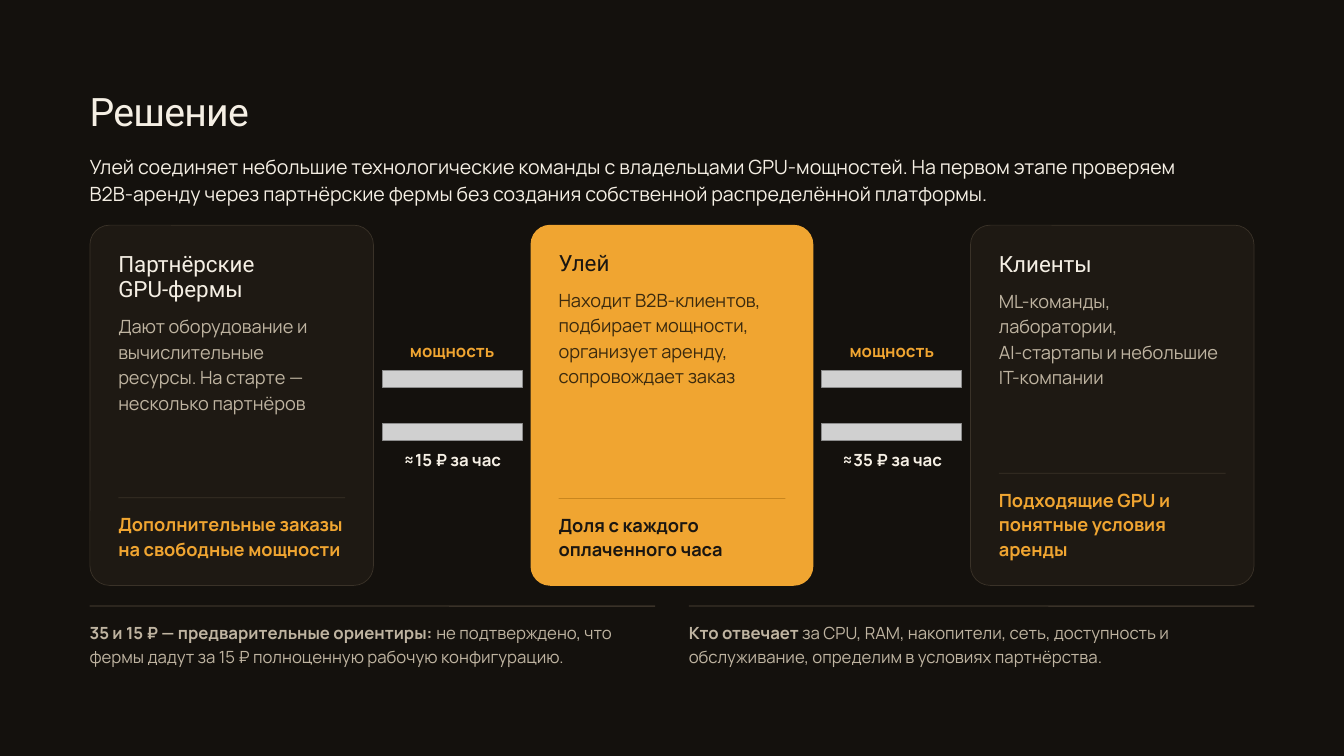
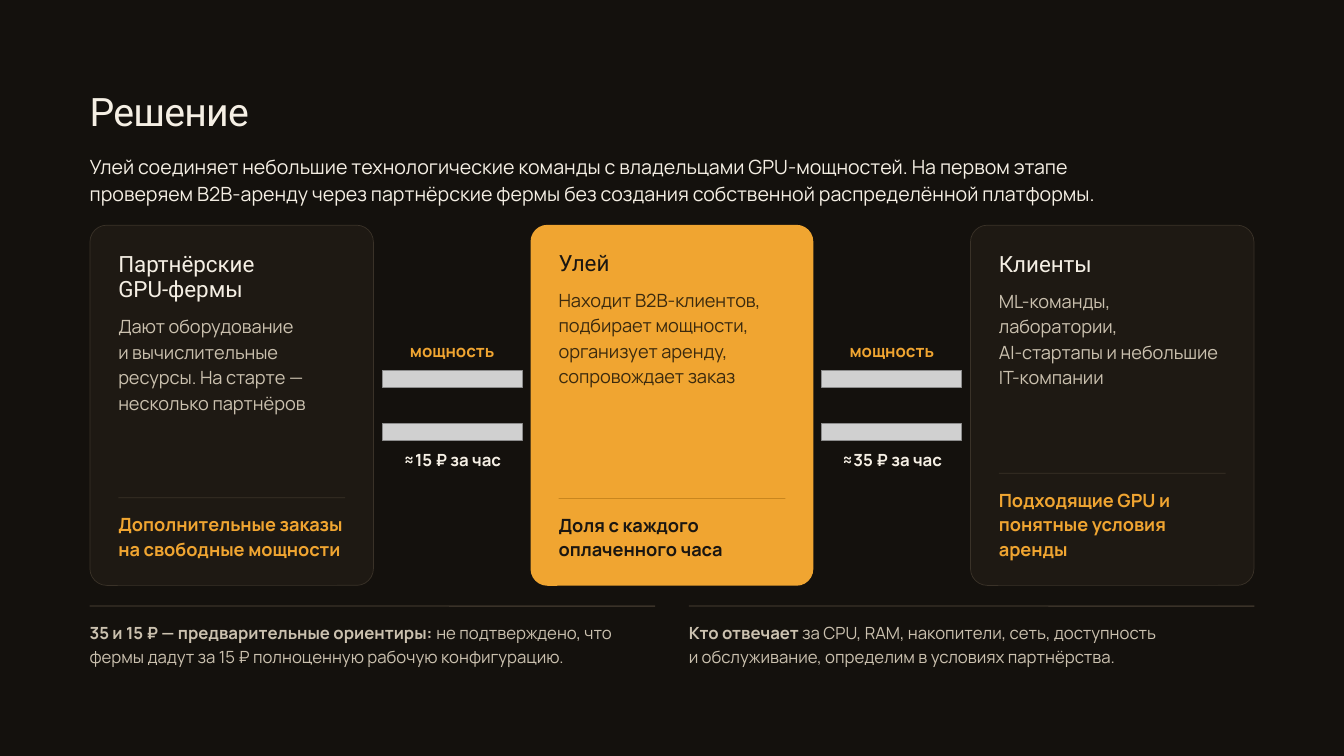
Before and after one commit to fonor11/Main, a slide deck: slide 3 of Улей — презентация для преакселератора ВШМ.pptx. Drawn at 1344x756 pixels with LibreOffice and Linux fonts; fonts in the diff are those of the drawing; grey boxes stand for pictures. Boxes give left, top, right and bottom in pixels: in the first picture for what was removed or moved away, otherwise in the second. Text is boxed around its words. In the diff, an @@ line names an element or a change of style, - is before the commit and + after.

```diff
--- a/Улей — презентация для преакселератора ВШМ.pptx
+++ b/Улей — презентация для преакселератора ВШМ.pptx
@@ text "Улей соединяет небольшие технологические команды ..." rewrapped from <box>90,159,1176,206</box> to <box>90,159,1094,206</box> @@
@@ rounded rectangle at <box>90,225,373,585</box>: proportions changed @@
@@ text "Дают оборудование и вычислительные ресурсы. ..." at <box>118,319,306,415</box>: text colour #BFB4A1 to #CBC1AF @@
@@ text "Кто отвечает за CPU, RAM, ..." at <box>689,626,1156,667</box>: text colour #BFB4A1 to #CBC1AF @@
```
Also in this commit, not shown: 8 other slides changed, 1 other file.
